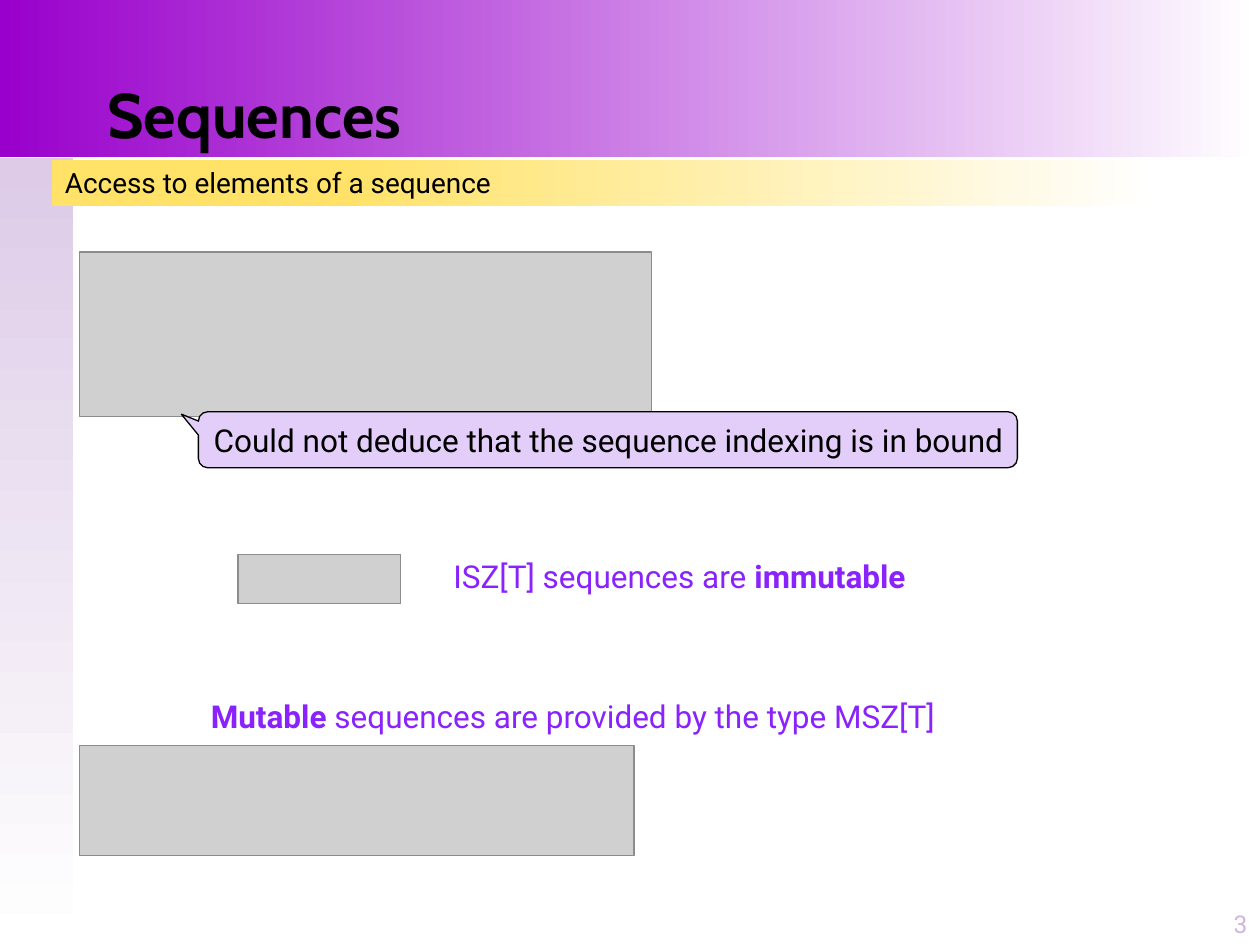
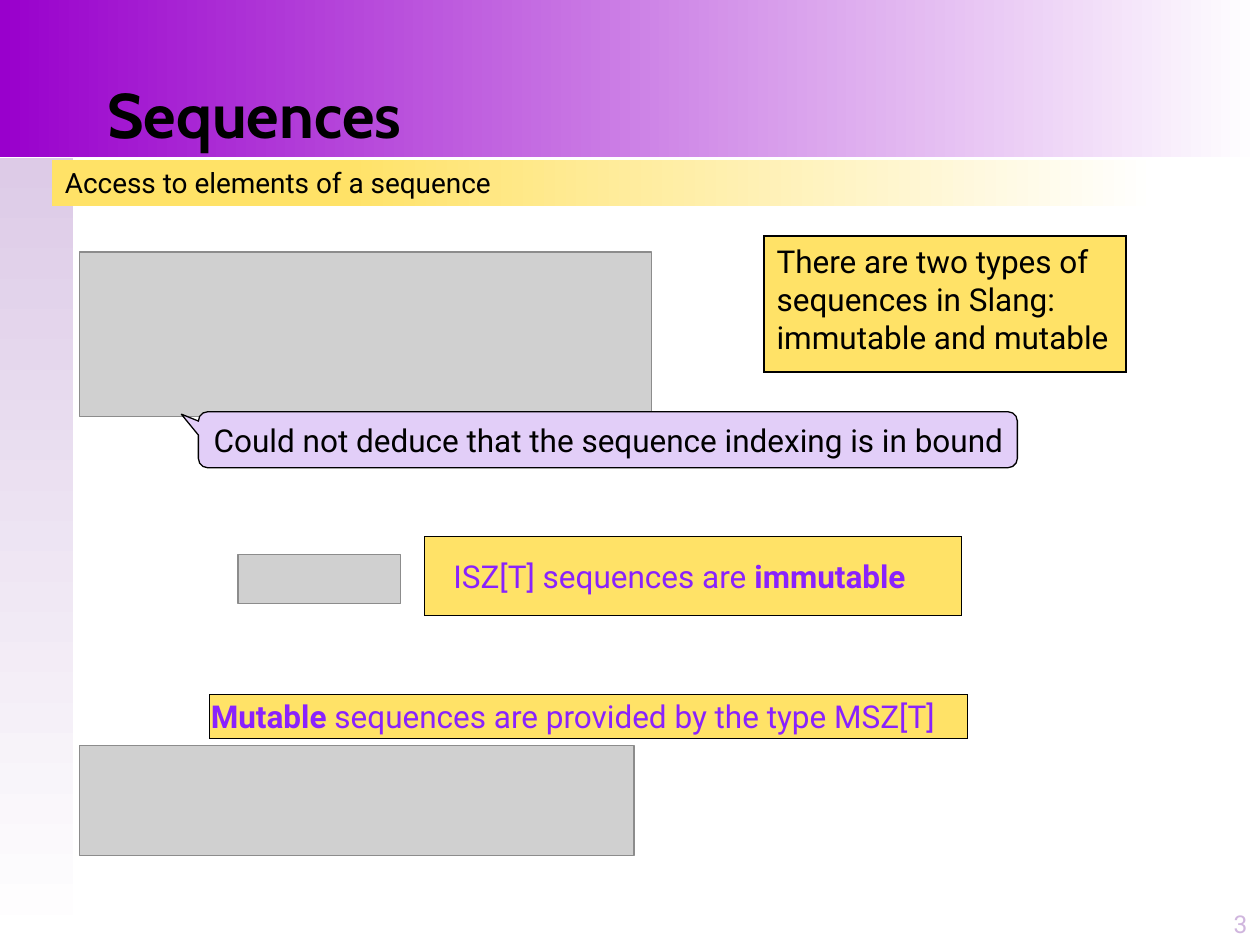
Before and after one commit to santoslab/stress24, a slide deck: slide 3 of slides/M-02-02-Sequences-Quantification.pptx. Drawn at 1260x945 pixels with LibreOffice and Linux fonts; fonts in the diff are those of the drawing; grey boxes stand for pictures. Boxes give left, top, right and bottom in pixels: in the first picture for what was removed or moved away, otherwise in the second. Text is boxed around its words. In the diff, an @@ line names an element or a change of style, - is before the commit and + after.

```diff
--- a/slides/M-02-02-Sequences-Quantification.pptx
+++ b/slides/M-02-02-Sequences-Quantification.pptx
@@ rectangle added at bbox=[764, 236, 1125, 372], fill #FFE267, outline #000000 0.75 pt, 18 pt, text #000000 @@
+There are two types of sequences in Slang: immutable and mutable
@@ rectangle added at bbox=[425, 537, 961, 616], fill #FFE267, outline #000000 0.75 pt @@
@@ rectangle added at bbox=[209, 694, 968, 738], fill #FFE267, outline #000000 0.75 pt @@
```
Also in this commit, not shown: 5 other slides changed, 2 other files.
